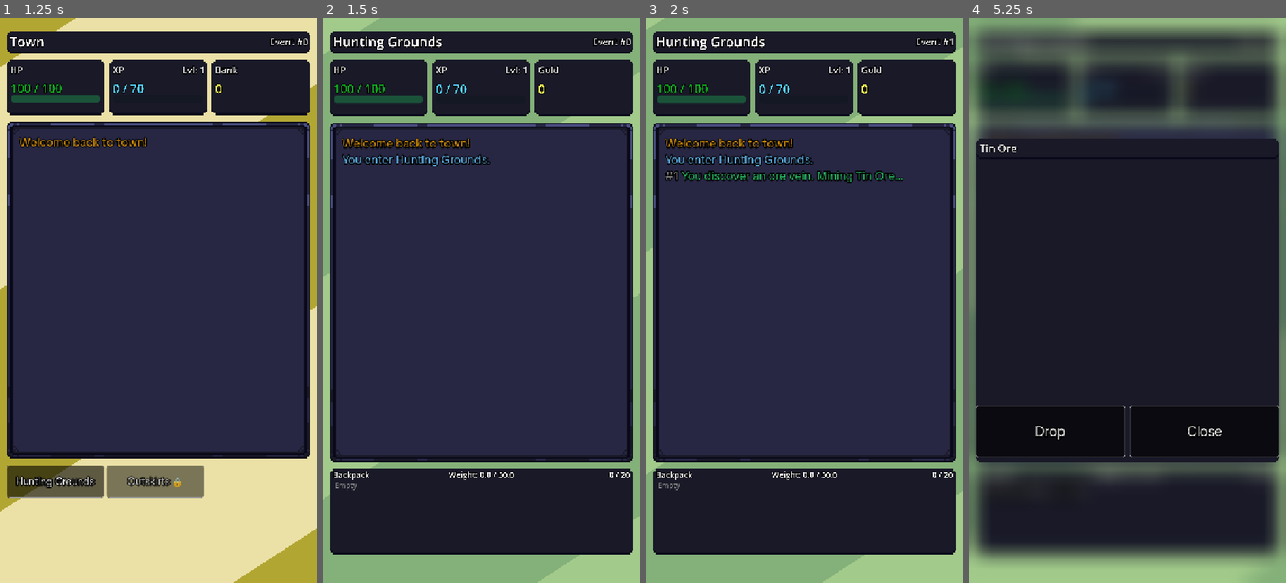
Above: before the commit, frames 1-4 (left to right).
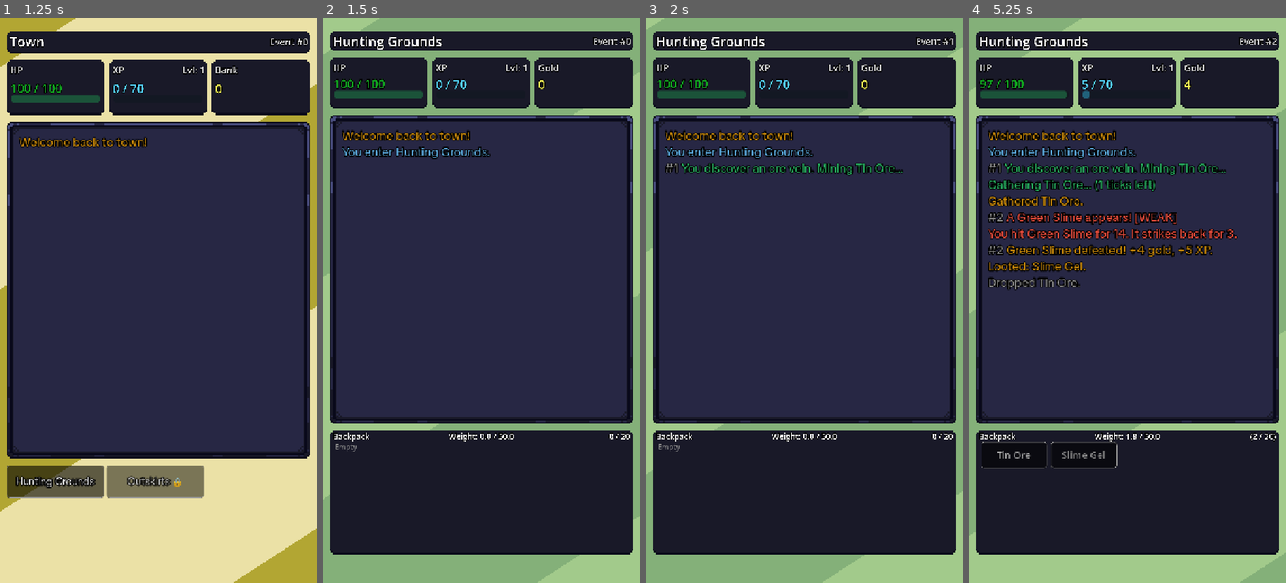
Above: after the commit, the same moments.

Repository: Nano95/project_RUNES
Game: Godot game, scene res://Scenes/Main.tscn
Same seed, same stepped clock (60 frames per second), same inputs: the game is played once before the commit and once after it.
Inputs (mouse positions are in pixels of both pictures, inside the frame that each line leads up to):
- Up to frame 1 (1.25 s): click "Choose Area" at 0.5 s
- Up to frame 2 (1.5 s): click "Hunting Grounds" at 1.25 s
- Up to frame 3 (2 s): no input
- Up to frame 4 (5.25 s): move the mouse to (1197, 272) at 2.02 s; click (1197, 272) at 2.17 s; drag from (1064, 328) to (1111, 413) at 2.77 s; move the mouse to (1159, 176) at 3.52 s; click (1159, 176) at 3.67 s; click "Tin Ore 2/20" at 4.25 s; click "Slime Gel" at 5 s

Frame 1 is identical in both runs. In frame 2, 15% of the frame differs, in the area x 2-98%, y 3-84%; in frame 3, 17%; in frame 4, 70%, in the area x 0-100%, y 0-98%.

Commit message:
UI enhancements -- buttons min sizing

Diff:
--- a/Scenes/MainController.tscn
+++ b/Scenes/MainController.tscn
@@ -744,12 +744,12 @@
 text = "Hunting Grounds"
 
 [node name="AdventuringRow" type="HBoxContainer" parent="UIController/MarginContainer/VBoxContainer" unique_id=1173755062]
-visible = false
 layout_mode = 2
 size_flags_vertical = 3
 theme_override_constants/separation = 10
 
 [node name="BackpackDisplay" type="Panel" parent="UIController/MarginContainer/VBoxContainer/AdventuringRow" unique_id=1869722029 node_paths=PackedStringArray("itemFlow", "weightLabel", "spacesLabel", "inventorySystem")]
+custom_minimum_size = Vector2(0, 280)
 layout_mode = 2
 size_flags_horizontal = 3
 theme = ExtResource("5_qjsjv")
@@ -809,15 +809,15 @@
 layout_mode = 0
 offset_left = 12.0
 offset_top = 25.0
-offset_right = 681.0
-offset_bottom = 170.0
+offset_right = 682.0
+offset_bottom = 269.0
 horizontal_scroll_mode = 0
 
 [node name="InventoryGrid" type="HFlowContainer" parent="UIController/MarginContainer/VBoxContainer/AdventuringRow/BackpackDisplay/VScrollBar" unique_id=1908519590]
-custom_minimum_size = Vector2(670, 145)
-layout_mode = 2
-theme_override_constants/h_separation = 7
-theme_override_constants/v_separation = 6
+custom_minimum_size = Vector2(670, 244)
+layout_mode = 2
+theme_override_constants/h_separation = 9
+theme_override_constants/v_separation = 12
 
 [node name="Continue" type="Button" parent="UIController/MarginContainer/VBoxContainer/AdventuringRow" unique_id=1247342207]
 visible = false
@@ -1220,6 +1220,7 @@
 text = "Close"
 
 [node name="MerchantContainer" type="ColorRect" parent="UIController" unique_id=129010332 node_paths=PackedStringArray("goldLabel", "potionsTab", "equipmentTab", "itemsVBox", "detailName", "detailDesc", "detailStat", "buyButton", "closeButton", "merchantSystem")]
+visible = false
 material = SubResource("ShaderMaterial_ds30n")
 layout_mode = 1
 anchors_preset = 15
--- a/Scripts/BrewDisplay.gd
+++ b/Scripts/BrewDisplay.gd
@@ -72,11 +72,11 @@
 		var btn = Button.new()
 		var inUse = currentCombo.get(entry["name"], 0)
 		var available = entry["qty"] - inUse
-		btn.text = "%s x%d" % [entry["name"], available]
+		btn.text = " %s x%d " % [entry["name"], available]
 		btn.disabled = available <= 0 or slotOrder.size() >= 3 and not currentCombo.has(entry["name"])
 		btn.add_theme_color_override("font_color", Color("#27ae60"))
 		btn.add_theme_font_size_override("font_size", 22)
-		btn.custom_minimum_size.y = 47
+		btn.custom_minimum_size = Vector2(150,50)
 		btn.size_flags_horizontal = Control.SIZE_SHRINK_CENTER
 		btn.pressed.connect(onIngredientPressed.bind(entry["name"]))
 		backpackFlow.add_child(btn)
@@ -156,6 +156,7 @@
 		btn.text = "%s — %s" % [recipe.recipeName, " + ".join(parts)]
 		btn.size_flags_horizontal = Control.SIZE_EXPAND_FILL
 		btn.add_theme_color_override("font_color", Color("#8e44ad"))
+		btn.custom_minimum_size = Vector2(150,50)
 		btn.pressed.connect(onRecipeAutoFill.bind(recipe))
 		discoveredFlow.add_child(btn)
 
--- a/Scripts/EquipmentModal.gd
+++ b/Scripts/EquipmentModal.gd
@@ -103,9 +103,7 @@
 	var hasEquipment = false
 
 	for stack in main.game_data.backpack:
-		print("- ", stack)
 		if not stack.get("isEquipment", false):
-			print("IS EQUIPMEnt -- NO")
 			continue
 		hasEquipment = true
 		var btn = Button.new()
@@ -116,9 +114,10 @@
 		var statStr = ""
 		if statType != "none":
 			statStr = " (%s +%d)" % [statType.to_upper(), statBonus]
-		btn.text = "%s%s%s" % [stack["name"], enhStr, statStr]
+		btn.text = " %s%s%s " % [stack["name"], enhStr, statStr]
 		btn.size_flags_horizontal = Control.SIZE_SHRINK_CENTER
 		btn.add_theme_color_override("font_color", Color("#e74c3c"))
+		btn.custom_minimum_size = Vector2(150,50)
 		btn.pressed.connect(onBackpackItemPressed.bind(stack))
 		backpackFlow.add_child(btn)
 
--- a/Scripts/InventoryDisplay.gd
+++ b/Scripts/InventoryDisplay.gd
@@ -42,14 +42,14 @@
 		var btn = Button.new()
 		# Show qty / cap for stackable items
 		if entry["stackable"] and entry["qty"] > 1:
-			btn.text = "%s %d/%d" % [entry["name"], entry["qty"], entry["cap"]]
+			btn.text = " %s %d/%d " % [entry["name"], entry["qty"], entry["cap"]]
 		else:
-			btn.text = entry["name"]
+			btn.text = " " + entry["name"] + " "
 		btn.size_flags_horizontal = Control.SIZE_SHRINK_CENTER
 		var color = getColorForType(entry["type"])
 		btn.add_theme_color_override("font_color", color)
 		btn.add_theme_font_size_override("font_size", 22)
-		btn.custom_minimum_size.y = 47
+		btn.custom_minimum_size = Vector2(150,60)
 		if (entry["type"] == "potion"):
 			btn.button_up.connect(onItemButtonUp.bind(entry["name"], entry["type"]))
 		btn.button_down.connect(onItemButtonDown.bind(entry["name"]))
--- a/Scripts/MonsterRegistry.gd
+++ b/Scripts/MonsterRegistry.gd
@@ -6,29 +6,29 @@
 	areaMonsters = {
 		"Hunting Grounds": {
 			"weak": [
-				_make("Giant Rat", "weak", 15, 4, 6, 1, 5, [
+				_make("Giant Rat", "weak", 15, 9, 6, 1, 5, [
 					_drop("Rat Tail", 0.45),
 					_drop("Creature Fang", 0.05),
 				]),
-				_make("Green Slime", "weak", 12, 3, 5, 1, 4, [
+				_make("Green Slime", "weak", 12, 8, 5, 1, 4, [
 					_drop("Slime Gel", 0.45),
 				]),
-				_make("Cave Bat", "weak", 10, 4, 6, 0, 3, [
+				_make("Cave Bat", "weak", 10, 6, 6, 0, 3, [
 					_drop("Bat Wing", 0.45),
 					_drop("Creature Fang", 0.05),
 				]),
 			],
 			"medium": [
-				_make("Orc Scout", "medium", 35, 10, 20, 5, 14, [
+				_make("Orc Scout", "medium", 35, 11, 20, 5, 14, [
 					_drop("Orc Tooth", 0.45),
 					_drop("Beast Skin", 0.25),
 					_drop("Iron Helmet", 0.1)
 				]),
-				_make("Wild Wolf", "medium", 30, 9, 18, 4, 12, [
+				_make("Wild Wolf", "medium", 30, 10, 18, 4, 12, [
 					_drop("Beast Skin", 0.35),
 					_drop("Giant Fang", 0.01),
 				]),
-				_make("Bog Frog", "medium", 28, 8, 16, 3, 10, [
+				_make("Bog Frog", "medium", 28, 12, 16, 3, 10, [
 					_drop("Frog Leg", 0.45),
 				]),
 			],
@@ -54,15 +54,15 @@
 
 		"Outskirts": {
 			"weak": [
-				_make("Orc Scout", "weak", 35, 8, 15, 4, 10, [
+				_make("Orc Scout", "weak", 35, 11, 20, 5, 14, [
 					_drop("Orc Tooth", 0.45),
 					_drop("Beast Skin", 0.25),
 				]),
-				_make("Wild Wolf", "weak", 30, 7, 14, 3, 9, [
+				_make("Wild Wolf", "weak", 30, 10, 18, 4, 12, [
 					_drop("Beast Skin", 0.35),
 					_drop("Giant Fang", 0.01),
 				]),
-				_make("Bog Frog", "weak", 28, 6, 12, 2, 8, [
+				_make("Bog Frog", "weak", 28, 12, 16, 3, 10, [
 					_drop("Frog Leg", 0.45),
 				]),
 			],
--- a/Scripts/StorageDisplay.gd
+++ b/Scripts/StorageDisplay.gd
@@ -179,14 +179,14 @@
 	var btn = Button.new()
 	var cap = entry.get("cap", 1)
 	if (entry["qty"] > 1):
-		btn.text = "%s %d/%d" % [entry["name"], entry["qty"], cap]
+		btn.text = " %s %d/%d " % [entry["name"], entry["qty"], cap]
 	else:
-		btn.text = entry["name"]
+		btn.text = " " + entry["name"] + " "
 	btn.size_flags_horizontal = Control.SIZE_SHRINK_CENTER
 	var newColor = _getColorForType(entry["type"])
 	btn.add_theme_color_override("font_color", newColor)
 	btn.add_theme_font_size_override("font_size", 22)
-	btn.custom_minimum_size.y = 50
+	btn.custom_minimum_size = Vector2(150,50)
 	btn.button_down.connect(onItemButtonDown.bind(entry["name"], source))
 	btn.button_up.connect(onItemButtonUp.bind(entry["name"], source))
 	return btn
--- a/Scripts/TickSystem.gd
+++ b/Scripts/TickSystem.gd
@@ -126,23 +126,23 @@
 		GameEvents.eventLogged.emit("...", "system", true)
 		return
 
-	if roll < 0.28:
+	if roll < 0.29:
 		GameEvents.eventLogged.emit("All is quiet. Nothing stirs.", "system", true)
 		return
 
-	if roll < 0.52:
+	if roll < 0.53:
 		combatSystem.trySpawnMonster(main.game_data.eventCount)
 		return
 
-	if roll < 0.64:
+	if roll < 0.62:
 		gatherSystem.startOreGather()
 		return
 
-	if roll < 0.74:
+	if roll < 0.76:
 		gatherSystem.startForage()
 		return
 
-	if roll < 0.82:
+	if roll < 0.80:
 		gatherSystem.startWoodGather()
 		return
 
